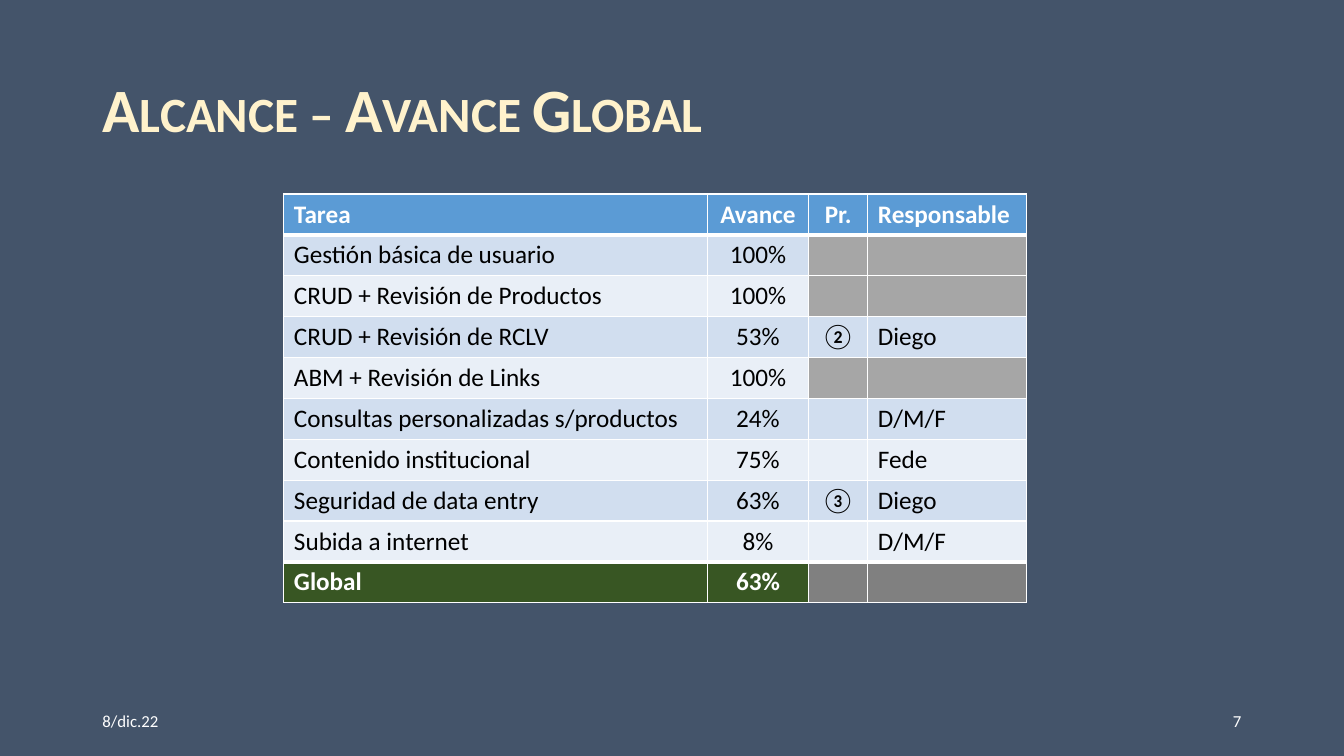
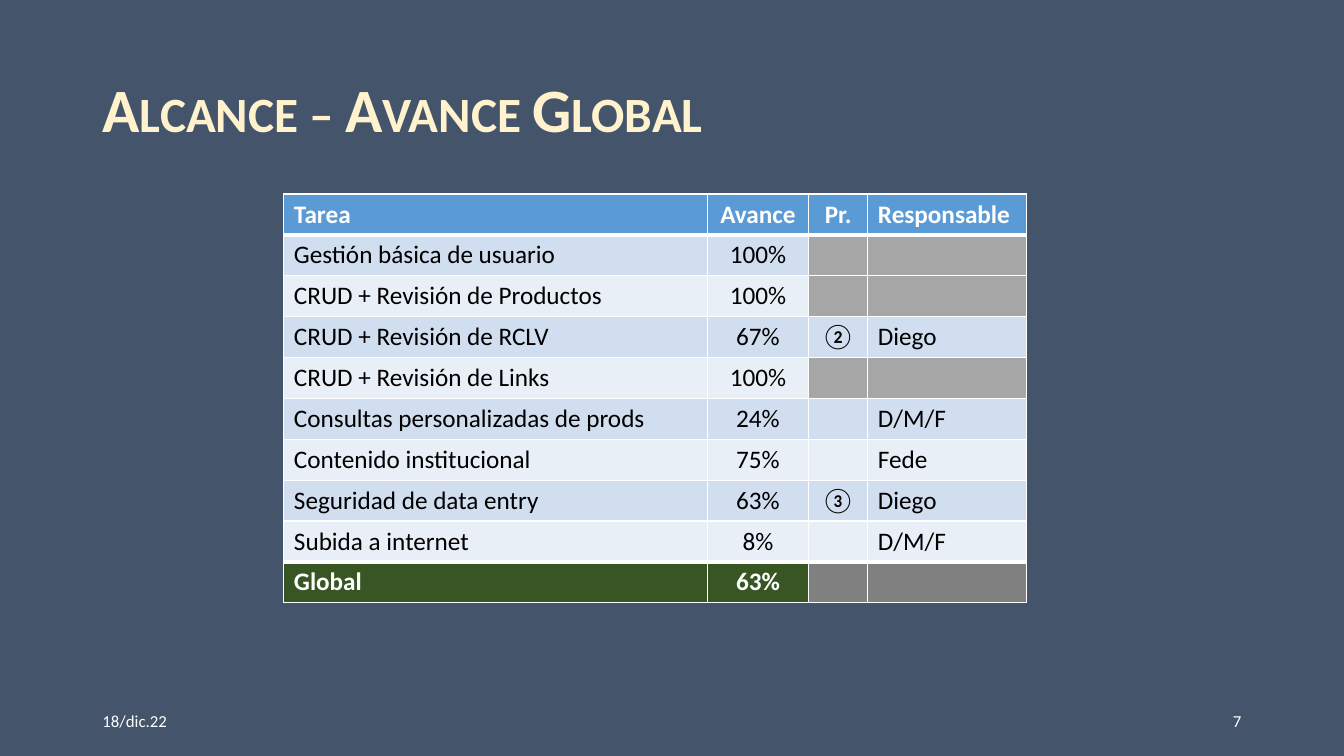
Before and after one commit to Diribar/ELC-Peliculas, a slide deck: slide 7 of 0-varios/Archivos-Office/Desarrollo web Teovisión v2.pptx. Drawn at 1344x756 pixels with LibreOffice and Linux fonts; fonts in the diff are those of the drawing. Boxes give left, top, right and bottom in pixels: in the first picture for what was removed or moved away, otherwise in the second. Text is boxed around its words. In the diff, an @@ line names an element or a change of style, - is before the commit and + after.

```diff
--- a/0-varios/Archivos-Office/Desarrollo web Teovisión v2.pptx
+++ b/0-varios/Archivos-Office/Desarrollo web Teovisión v2.pptx
@@ table at (284,195,1026,604) @@
-row 4, column 2: 53%
+row 4, column 2: 67%
-row 5, column 1: ABM + Revisión de Links
+row 5, column 1: CRUD + Revisión de Links
-row 6, column 1: Consultas personalizadas s/productos
+row 6, column 1: Consultas personalizadas de prods
@@ text at (102,715,166,728): text changed @@
-8/dic.22
+18/dic.22
```
Also in this commit, not shown: 13 other slides changed, 7 other files.
